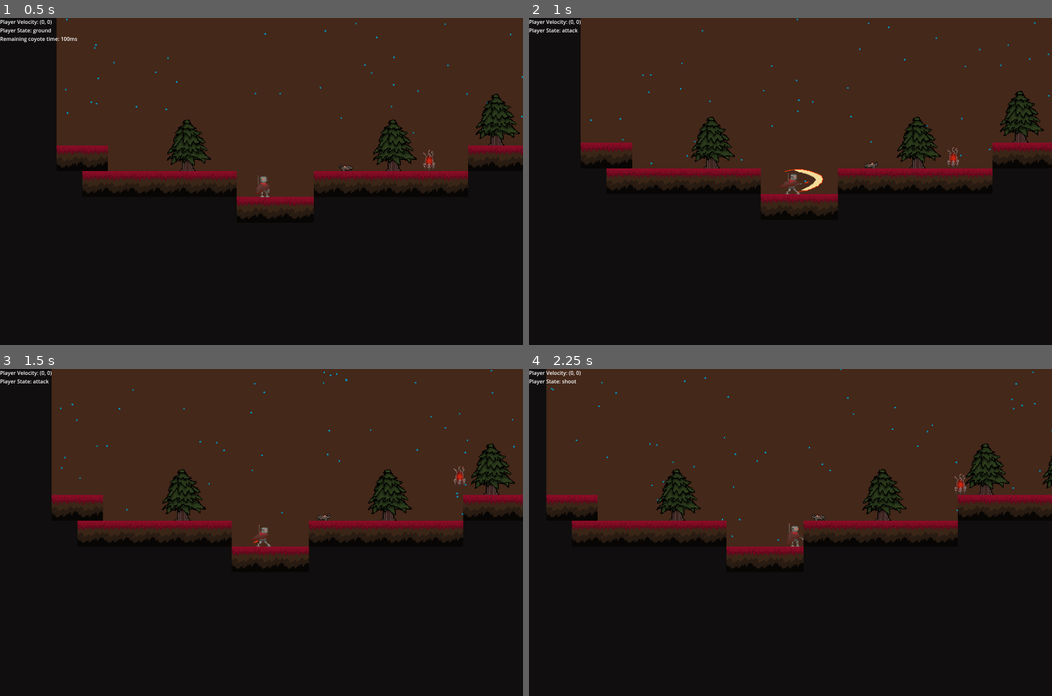
Above: before the commit, frames 1-4 (two rows, left to right).
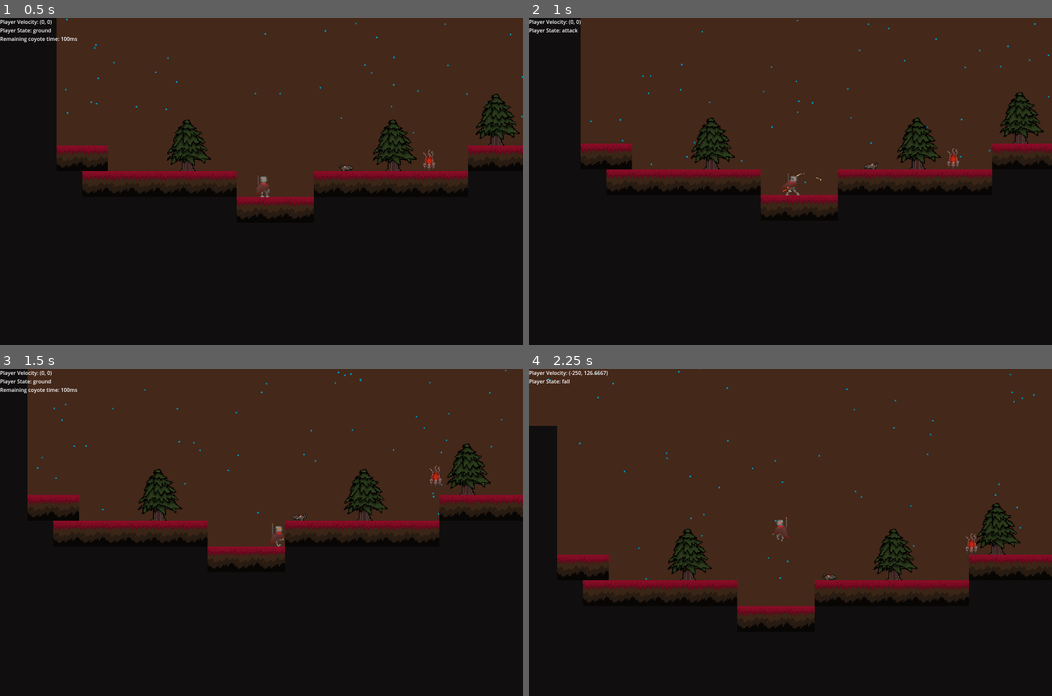
Above: after the commit, the same moments.

Repository: Rowan-Nag/Metroidvania
Game: Godot game, scene res://node_2d.tscn
The game is run twice, just before and just after one commit, with the same random seed, the same clock (stepped at 60 frames per second) and the same inputs.
Inputs (mouse positions are in pixels of both pictures, inside the frame that each line leads up to):
- Up to frame 1 (0.5 s): no input
- Up to frame 2 (1 s): move the mouse to (905, 165) at 0.52 s; hold D (Right) from 0.53 s (still down); click (905, 165) at 0.6 s; tap Space (Jump) at 0.77 s
- Up to frame 3 (1.5 s): keep holding D (Right); move the mouse to (156, 548) at 1.27 s; tap Shift (Dash) at 1.35 s
- Up to frame 4 (2.25 s): tap Space (Jump) at 1.52 s; move the mouse to (842, 460) at 2.02 s; release D (Right) at 2.03 s; hold A (Left) from 2.03 s (still down); hold Right mouse button (Rocket) from 2.03 s (still down)

Frame 1 is identical in both runs. In frame 2, 2.1% of the frame differs, in the area x 9-100%, y 0-61%; in frame 3, 7.8%; in frame 4, 22%, in the area x 0-100%, y 0-78%.

Commit message:
Added tiles & Doors for scene switching. (Check Main.tscn)

Diff:
--- /dev/null
+++ b/Door.gd
@@ -0,0 +1,10 @@
+extends Node2D
+
+@export var nextScene : PackedScene
+
+
+
+
+func _on_area_2d_body_entered(body):
+	if body is Player:
+		Game.load_new_scene(nextScene)
--- /dev/null
+++ b/GameManager.gd
@@ -0,0 +1,18 @@
+extends CanvasLayer
+
+var current_scene : PackedScene
+@onready var fade_animation_player : AnimationPlayer = $LoadingScreen/Fade_AnimationPlayer
+
+func load_new_scene(new_scene : PackedScene):
+
+	if(new_scene and new_scene != current_scene):
+		# Fade Out
+		fade_animation_player.play("fade_out")
+
+		await fade_animation_player.animation_finished
+		# After screen is hidden, switch scenes
+		current_scene.queue_free()
+		add_child(new_scene.instantiate())
+		current_scene = new_scene
+		#Fade back in
+		fade_animation_player.play("fade_in")
--- /dev/null
+++ b/Main.tscn
@@ -0,0 +1,134 @@
+[gd_scene load_steps=13 format=3 uid="uid://bc30sl33ar0er"]
+
+[ext_resource type="Script" path="res://Scripts/DebugUI.gd" id="1_dv0al"]
+[ext_resource type="PackedScene" uid="uid://cta7vnl86huxp" path="res://player.tscn" id="2_lx8fk"]
+[ext_resource type="Script" path="res://GameManager.gd" id="2_oe6uh"]
+[ext_resource type="Script" path="res://ControllableCamera.gd" id="3_f6oo0"]
+[ext_resource type="TileSet" uid="uid://5iwb7kuuxp5u" path="res://Sprites/Tiles/Coast/CoastTileset.tres" id="3_xe3hy"]
+[ext_resource type="PackedScene" uid="uid://osrkuvyh5mee" path="res://camera_shake.tscn" id="4_xn4hc"]
+[ext_resource type="Script" path="res://Door.gd" id="5_taol8"]
+
+[sub_resource type="RectangleShape2D" id="RectangleShape2D_r38rp"]
+size = Vector2(22, 72)
+
+[sub_resource type="ParticleProcessMaterial" id="ParticleProcessMaterial_ofhjd"]
+particle_flag_disable_z = true
+emission_shape = 3
+emission_box_extents = Vector3(600, 1, 1)
+direction = Vector3(2.66, 3, 2.08165e-12)
+spread = 6.97
+initial_velocity_min = 607.98
+initial_velocity_max = 607.98
+gravity = Vector3(2.08165e-12, 10, 2.08165e-12)
+scale_min = 3.0
+scale_max = 3.0
+color = Color(0.796078, 0.780392, 0.756863, 1)
+
+[sub_resource type="Animation" id="Animation_bhwx3"]
+resource_name = "fade_in"
+tracks/0/type = "value"
+tracks/0/imported = false
+tracks/0/enabled = true
+tracks/0/path = NodePath(".:modulate")
+tracks/0/interp = 1
+tracks/0/loop_wrap = true
+tracks/0/keys = {
+"times": PackedFloat32Array(0, 0.5),
+"transitions": PackedFloat32Array(4.92458, 0.0358968),
+"update": 0,
+"values": [Color(1, 1, 1, 1), Color(1, 1, 1, 0)]
+}
+
+[sub_resource type="Animation" id="Animation_c4fus"]
+tracks/0/type = "value"
+tracks/0/imported = false
+tracks/0/enabled = true
+tracks/0/path = NodePath(".:modulate")
+tracks/0/interp = 1
+tracks/0/loop_wrap = true
+tracks/0/keys = {
+"times": PackedFloat32Array(0, 0.5),
+"transitions": PackedFloat32Array(1, 1),
+"update": 0,
+"values": [Color(1, 1, 1, 0), Color(1, 1, 1, 1)]
+}
+
+[sub_resource type="AnimationLibrary" id="AnimationLibrary_0leaw"]
+_data = {
+"fade_in": SubResource("Animation_bhwx3"),
+"fade_out": SubResource("Animation_c4fus")
+}
+
+[node name="Main" type="Node2D"]
+
+[node name="GUI" type="CanvasLayer" parent="."]
+
+[node name="DebugUI" type="VBoxContainer" parent="GUI"]
+offset_right = 114.0
+offset_bottom = 49.0
+script = ExtResource("1_dv0al")
+
+[node name="Label" type="Label" parent="GUI/DebugUI"]
+layout_mode = 2
+text = "Player Velocity
+Player State"
+
+[node name="Game" type="CanvasLayer" parent="."]
+layer = 0
+follow_viewport_enabled = true
+script = ExtResource("2_oe6uh")
+
+[node name="coast_room1" type="Node2D" parent="Game"]
+
+[node name="Background" type="TileMap" parent="Game/coast_room1"]
+tile_set = ExtResource("3_xe3hy")
+format = 2
+
+[node name="Foreground" type="TileMap" parent="Game/coast_room1"]
+tile_set = ExtResource("3_xe3hy")
+format = 2
+
+[node name="Door1" type="Node2D" parent="Game/coast_room1"]
+script = ExtResource("5_taol8")
+
+[node name="Area2D" type="Area2D" parent="Game/coast_room1/Door1"]
+
+[node name="CollisionShape2D" type="CollisionShape2D" parent="Game/coast_room1/Door1/Area2D"]
+position = Vector2(43, -10)
+shape = SubResource("RectangleShape2D_r38rp")
+
+[node name="Player" parent="Game" instance=ExtResource("2_lx8fk")]
+scale = Vector2(0.693916, 0.618343)
+
+[node name="Camera2D2" type="Camera2D" parent="Game/Player"]
+zoom = Vector2(1.5, 1.5)
+position_smoothing_enabled = true
+script = ExtResource("3_f6oo0")
+
+[node name="camera_shake" parent="Game/Player/Camera2D2" instance=ExtResource("4_xn4hc")]
+
+[node name="Rain?2" type="GPUParticles2D" parent="Game/Player"]
+modulate = Color(0, 0.74902, 1, 1)
+visibility_layer = 2
+z_index = -10
+z_as_relative = false
+position = Vector2(-30.9488, -573.98)
+scale = Vector2(1.62888, 1.82796)
+amount = 1600
+process_material = SubResource("ParticleProcessMaterial_ofhjd")
+lifetime = 13.17
+
+[node name="LoadingScreen" type="ColorRect" parent="Game"]
+modulate = Color(1, 1, 1, 0)
+offset_left = -750.0
+offset_top = -370.0
+offset_right = 694.0
+offset_bottom = 392.0
+color = Color(0.0705882, 0.0705882, 0.0705882, 1)
+
+[node name="Fade_AnimationPlayer" type="AnimationPlayer" parent="Game/LoadingScreen"]
+libraries = {
+"": SubResource("AnimationLibrary_0leaw")
+}
+
+[connection signal="body_entered" from="Game/coast_room1/Door1/Area2D" to="Game/coast_room1/Door1" method="_on_area_2d_body_entered"]
--- /dev/null
+++ b/Sprites/Tiles/Coast/CoastTileset.tres
@@ -0,0 +1,155 @@
+[gd_resource type="TileSet" load_steps=14 format=3 uid="uid://5iwb7kuuxp5u"]
+
+[ext_resource type="Texture2D" uid="uid://cqtockwxxt1e5" path="res://Sprites/Tiles/Coast/coastshippingprop1.png" id="1_x4woj"]
+[ext_resource type="Texture2D" uid="uid://brm50ki5udujg" path="res://Sprites/Tiles/Coast/coastbricks.png" id="2_kss2x"]
+[ext_resource type="Texture2D" uid="uid://bbg7px2uhnu2w" path="res://Sprites/Tiles/Coast/coastPlants.png" id="3_xhgio"]
+[ext_resource type="Texture2D" uid="uid://cx8lxh6ebcbiw" path="res://Sprites/Tiles/Coast/animatedBackgrounds.png" id="4_xlnjj"]
+[ext_resource type="Texture2D" uid="uid://b0wha3mhnfel4" path="res://Sprites/Tiles/Coast/coastfloor2.png" id="5_jn08e"]
+[ext_resource type="Texture2D" uid="uid://b1nd4k4q34r56" path="res://Sprites/Tiles/Coast/coastindoorbackgroundtile1.png" id="6_kgaey"]
+
+[sub_resource type="TileMapPattern" id="TileMapPattern_jb54h"]
+tile_data = PackedInt32Array(0, 10, 0, 65536, 10, 1, 131072, 10, 2, 1, 65546, 0, 65537, 65546, 1, 131073, 65546, 2, 2, 131082, 0, 65538, 131082, 1, 131074, 131082, 2, 3, 196618, 0, 65539, 196618, 1, 131075, 196618, 2, 4, 262154, 0, 65540, 262154, 1, 131076, 262154, 2, 5, 327690, 0, 65541, 327690, 1, 131077, 327690, 2)
+
+[sub_resource type="TileSetAtlasSource" id="TileSetAtlasSource_c3qvw"]
+texture = ExtResource("1_x4woj")
+0:0/0 = 0
+0:0/0/physics_layer_0/linear_velocity = Vector2(0, 0)
+0:0/0/physics_layer_0/angular_velocity = 0.0
+1:0/0 = 0
+1:0/0/physics_layer_0/linear_velocity = Vector2(0, 0)
+1:0/0/physics_layer_0/angular_velocity = 0.0
+2:0/0 = 0
+2:0/0/physics_layer_0/linear_velocity = Vector2(0, 0)
+2:0/0/physics_layer_0/angular_velocity = 0.0
+3:0/0 = 0
+3:0/0/physics_layer_0/linear_velocity = Vector2(0, 0)
+3:0/0/physics_layer_0/angular_velocity = 0.0
+4:0/0 = 0
+4:0/0/physics_layer_0/linear_velocity = Vector2(0, 0)
+4:0/0/physics_layer_0/angular_velocity = 0.0
+5:0/0 = 0
+5:0/0/physics_layer_0/linear_velocity = Vector2(0, 0)
+5:0/0/physics_layer_0/angular_velocity = 0.0
+0:1/0 = 0
+0:1/0/physics_layer_0/linear_velocity = Vector2(0, 0)
+0:1/0/physics_layer_0/angular_velocity = 0.0
+1:1/0 = 0
+1:1/0/physics_layer_0/linear_velocity = Vector2(0, 0)
+1:1/0/physics_layer_0/angular_velocity = 0.0
+2:1/0 = 0
+2:1/0/physics_layer_0/linear_velocity = Vector2(0, 0)
+2:1/0/physics_layer_0/angular_velocity = 0.0
+3:1/0 = 0
+3:1/0/physics_layer_0/linear_velocity = Vector2(0, 0)
+3:1/0/physics_layer_0/angular_velocity = 0.0
+4:1/0 = 0
+4:1/0/physics_layer_0/linear_velocity = Vector2(0, 0)
+4:1/0/physics_layer_0/angular_velocity = 0.0
+5:1/0 = 0
+5:1/0/physics_layer_0/linear_velocity = Vector2(0, 0)
+5:1/0/physics_layer_0/angular_velocity = 0.0
+0:2/0 = 0
+0:2/0/physics_layer_0/linear_velocity = Vector2(0, 0)
+0:2/0/physics_layer_0/angular_velocity = 0.0
+1:2/0 = 0
+1:2/0/physics_layer_0/linear_velocity = Vector2(0, 0)
+1:2/0/physics_layer_0/angular_velocity = 0.0
+2:2/0 = 0
+2:2/0/physics_layer_0/linear_velocity = Vector2(0, 0)
+2:2/0/physics_layer_0/angular_velocity = 0.0
+3:2/0 = 0
+3:2/0/physics_layer_0/linear_velocity = Vector2(0, 0)
+3:2/0/physics_layer_0/angular_velocity = 0.0
+4:2/0 = 0
+4:2/0/physics_layer_0/linear_velocity = Vector2(0, 0)
+4:2/0/physics_layer_0/angular_velocity = 0.0
+5:2/0 = 0
+5:2/0/physics_layer_0/linear_velocity = Vector2(0, 0)
+5:2/0/physics_layer_0/angular_velocity = 0.0
+
+[sub_resource type="TileSetAtlasSource" id="TileSetAtlasSource_2tbr6"]
+texture = ExtResource("2_kss2x")
+0:0/0 = 0
+0:0/0/physics_layer_0/linear_velocity = Vector2(0, 0)
+0:0/0/physics_layer_0/angular_velocity = 0.0
+0:0/0/physics_layer_0/polygon_0/points = PackedVector2Array(-8, -8, 8, -8, 8, 8, -8, 8)
+0:1/0 = 0
+0:1/0/physics_layer_0/linear_velocity = Vector2(0, 0)
+0:1/0/physics_layer_0/angular_velocity = 0.0
+0:1/0/physics_layer_0/polygon_0/points = PackedVector2Array(-8, -8, 8, -8, 8, 8, -8, 8)
+0:2/0 = 0
+0:2/0/physics_layer_0/linear_velocity = Vector2(0, 0)
+0:2/0/physics_layer_0/angular_velocity = 0.0
+0:2/0/physics_layer_0/polygon_0/points = PackedVector2Array(-8, -8, 8, -8, 8, 8, -8, 8)
+
+[sub_resource type="TileSetAtlasSource" id="TileSetAtlasSource_2s1t2"]
+texture = ExtResource("3_xhgio")
+0:0/0 = 0
+0:0/0/physics_layer_0/linear_velocity = Vector2(0, 0)
+0:0/0/physics_layer_0/angular_velocity = 0.0
+1:0/0 = 0
+1:0/0/physics_layer_0/linear_velocity = Vector2(0, 0)
+1:0/0/physics_layer_0/angular_velocity = 0.0
+2:0/0 = 0
+2:0/0/physics_layer_0/linear_velocity = Vector2(0, 0)
+2:0/0/physics_layer_0/angular_velocity = 0.0
+
+[sub_resource type="TileSetAtlasSource" id="TileSetAtlasSource_0ynur"]
+texture = ExtResource("4_xlnjj")
+0:0/animation_speed = 4.0
+0:0/animation_mode = 1
+0:0/animation_frame_0/duration = 1.0
+0:0/animation_frame_1/duration = 1.0
+0:0/animation_frame_2/duration = 1.0
+0:0/animation_frame_3/duration = 1.0
+0:0/animation_frame_4/duration = 1.0
+0:0/animation_frame_5/duration = 1.0
+0:0/0 = 0
+0:0/0/physics_layer_0/linear_velocity = Vector2(0, 0)
+0:0/0/physics_layer_0/angular_velocity = 0.0
+0:1/animation_speed = 4.0
+0:1/animation_mode = 1
+0:1/animation_frame_0/duration = 1.0
+0:1/animation_frame_1/duration = 1.0
+0:1/animation_frame_2/duration = 1.0
+0:1/animation_frame_3/duration = 1.0
+0:1/animation_frame_4/duration = 1.0
+0:1/animation_frame_5/duration = 1.0
+0:1/0 = 0
+0:1/0/physics_layer_0/linear_velocity = Vector2(0, 0)
+0:1/0/physics_layer_0/angular_velocity = 0.0
+0:2/animation_speed = 4.0
+0:2/animation_mode = 1
+0:2/animation_frame_0/duration = 1.0
+0:2/animation_frame_1/duration = 1.0
+0:2/animation_frame_2/duration = 1.0
+0:2/animation_frame_3/duration = 1.0
+0:2/animation_frame_4/duration = 1.0
+0:2/animation_frame_5/duration = 1.0
+0:2/0 = 0
+0:2/0/physics_layer_0/linear_velocity = Vector2(0, 0)
+0:2/0/physics_layer_0/angular_velocity = 0.0
+
+[sub_resource type="TileSetAtlasSource" id="TileSetAtlasSource_am7c0"]
+texture = ExtResource("5_jn08e")
+0:0/0 = 0
+0:0/0/physics_layer_0/linear_velocity = Vector2(0, 0)
+0:0/0/physics_layer_0/angular_velocity = 0.0
+0:0/0/physics_layer_0/polygon_0/points = PackedVector2Array(-8, -8, 8, -8, 8, 8, -8, 8)
+
+[sub_resource type="TileSetAtlasSource" id="TileSetAtlasSource_5vcpn"]
+texture = ExtResource("6_kgaey")
+0:0/0 = 0
+0:0/0/physics_layer_0/linear_velocity = Vector2(0, 0)
+0:0/0/physics_layer_0/angular_velocity = 0.0
+
+[resource]
+physics_layer_0/collision_layer = 1
+sources/6 = SubResource("TileSetAtlasSource_am7c0")
+sources/9 = SubResource("TileSetAtlasSource_5vcpn")
+sources/10 = SubResource("TileSetAtlasSource_c3qvw")
+sources/14 = SubResource("TileSetAtlasSource_2tbr6")
+sources/15 = SubResource("TileSetAtlasSource_2s1t2")
+sources/16 = SubResource("TileSetAtlasSource_0ynur")
+tile_proxies/coords_level = [[1, Vector2i(0, 0)], [16, Vector2i(0, 0)], [2, Vector2i(0, 0)], [15, Vector2i(0, 0)], [3, Vector2i(0, 0)], [14, Vector2i(0, 0)], [4, Vector2i(0, 0)], [14, Vector2i(0, 1)], [5, Vector2i(0, 0)], [14, Vector2i(0, 2)], [8, Vector2i(0, 0)], [15, Vector2i(1, 0)], [11, Vector2i(0, 0)], [15, Vector2i(2, 0)], [12, Vector2i(0, 0)], [16, Vector2i(0, 1)], [13, Vector2i(0, 0)], [16, Vector2i(0, 2)]]
+pattern_0 = SubResource("TileMapPattern_jb54h")
--- a/player.tscn
+++ b/player.tscn
@@ -828,7 +828,7 @@
 position = Vector2(6.51553, 7.31186)
 scale = Vector2(2.44927, 2.44927)
 sprite_frames = SubResource("SpriteFrames_ydj5b")
-animation = &"shoot"
+animation = &"attack"
 speed_scale = 1.5
 
 [node name="AnimatedSprite2D_frog" type="AnimatedSprite2D" parent="."]
@@ -886,7 +886,7 @@
 
 [node name="attack" type="Node" parent="state_machine"]
 script = ExtResource("12_x4vra")
-attack_rate = 0.8
+attack_rate = 1.58
 frames_before_attack = 3
 airDragMultiplier = 0.3
 
--- a/project.godot
+++ b/project.godot
@@ -18,6 +18,7 @@
 [autoload]
 
 Global="*res://Scripts/Global.gd"
+Game="*res://GameManager.gd"
 
 [display]
 
Binary file added: Sprites/Tiles/Coast/animatedBackgrounds.png
Not shown, added: Sprites/Tiles/Coast/animatedBackgrounds.png.import
Binary file added: Sprites/Tiles/Coast/coastPlants.png
Not shown, added: Sprites/Tiles/Coast/coastPlants.png.import
Binary file added: Sprites/Tiles/Coast/coastbackgrounddrain.png
Not shown, added: Sprites/Tiles/Coast/coastbackgrounddrain.png.import
Binary file added: Sprites/Tiles/Coast/coastbarnacles1.png
Not shown, added: Sprites/Tiles/Coast/coastbarnacles1.png.import
Binary file added: Sprites/Tiles/Coast/coastbricks.png
Not shown, added: Sprites/Tiles/Coast/coastbricks.png.import
Binary file added: Sprites/Tiles/Coast/coastbricksprite1-sheet.png
Not shown, added: Sprites/Tiles/Coast/coastbricksprite1-sheet.png.import
(and 22 more such lines)
